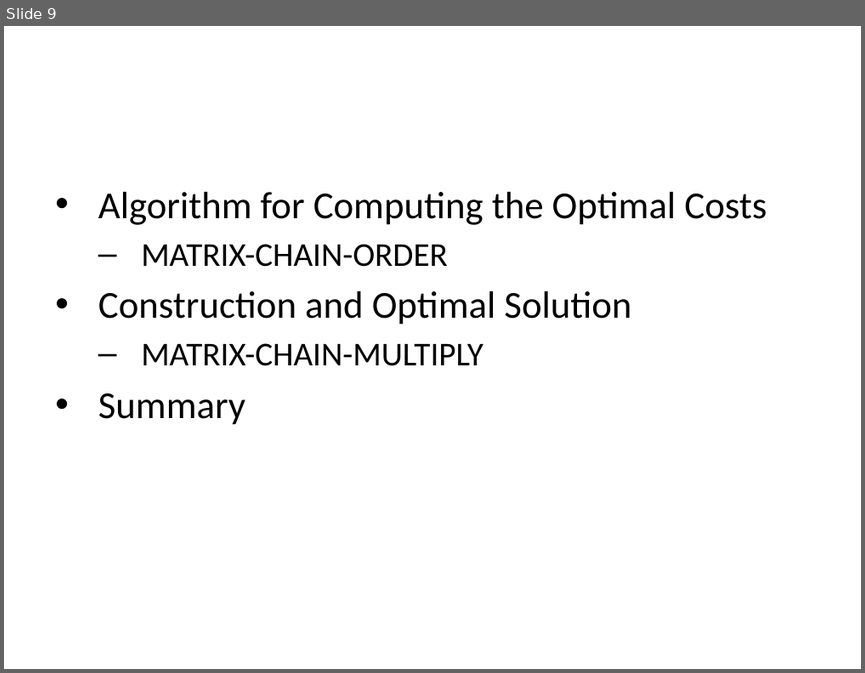
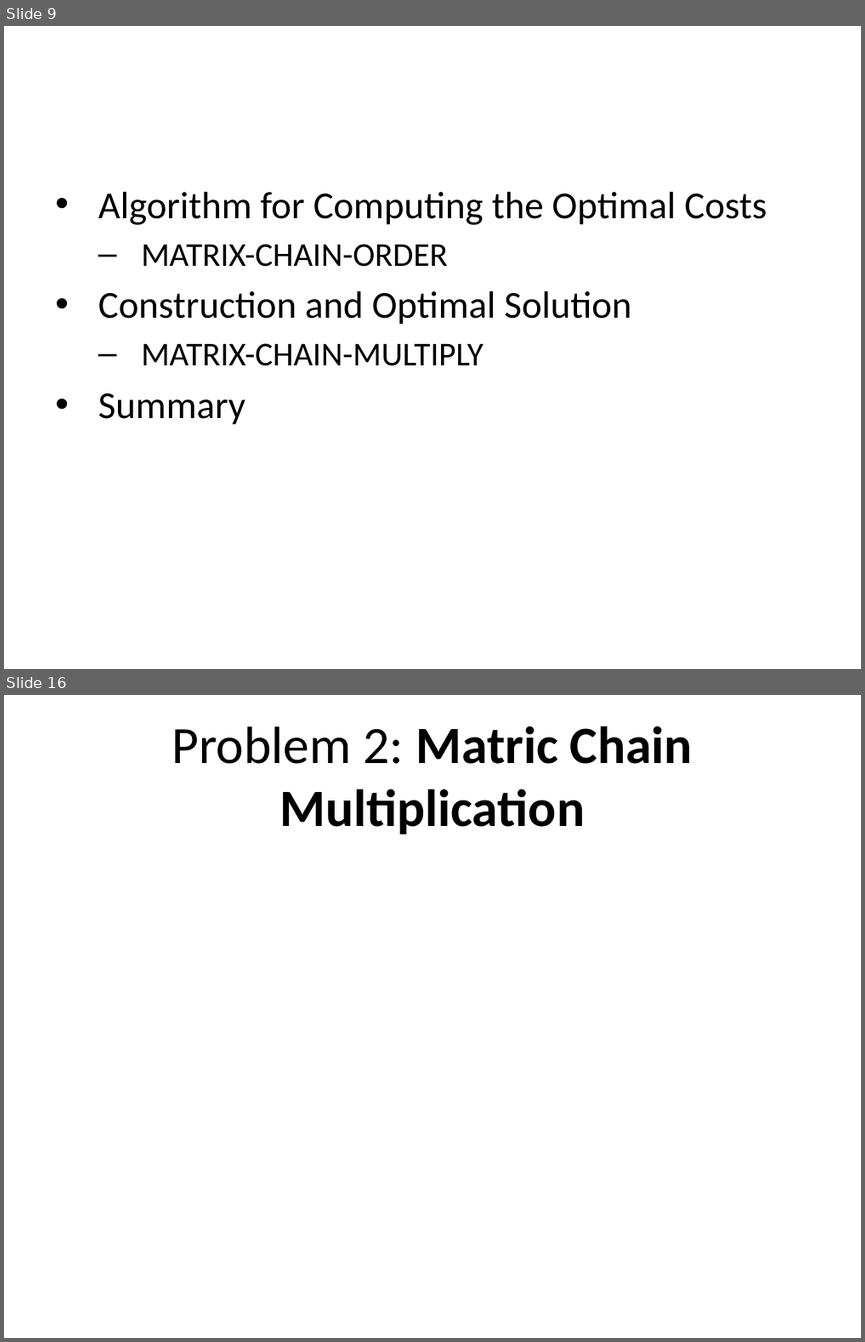
Before and after one commit to ucoruh/ce100-algorithms-and-programming-II, a slide deck: docs/week-5/ce100-week-5-dp.md_word.pptx. Shown one above the other, each under a label of ours: slide 9 before the commit, slides 9 and 16 after it; the slides between them are not shown. The pictures are 865x673 and 865x1342 pixels, drawn with LibreOffice and Linux fonts; fonts in the diff are those of the drawing. Boxes give left, top, right and bottom in pixels: in the first picture for what was removed or moved away, otherwise in the second. Text is boxed around its words. In the diff, an @@ line names an element or a change of style, - is before the commit and + after.

```diff
--- a/docs/week-5/ce100-week-5-dp.md_word.pptx
+++ b/docs/week-5/ce100-week-5-dp.md_word.pptx
@@ slide 16 added at box(4, 695, 861, 1338), background #FFFFFF @@
@@ title added at box(171, 726, 692, 834), 44 pt, text #000000, bold @@
+Problem 2: Matric Chain Multiplication
```
Also in this commit, not shown: 39 other slides added, 22 other files.
